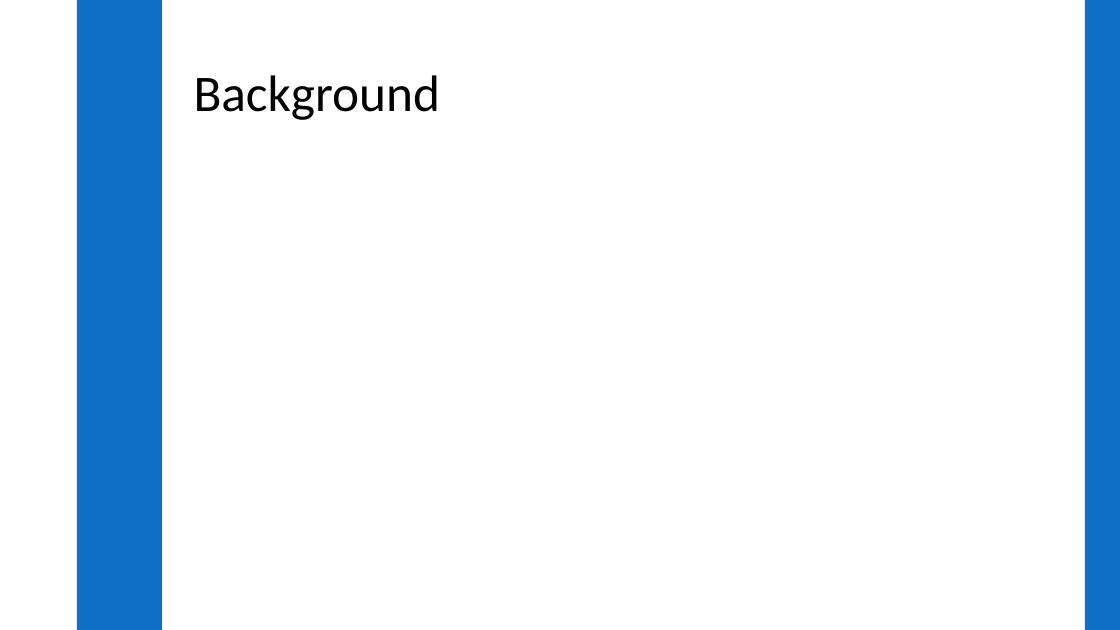
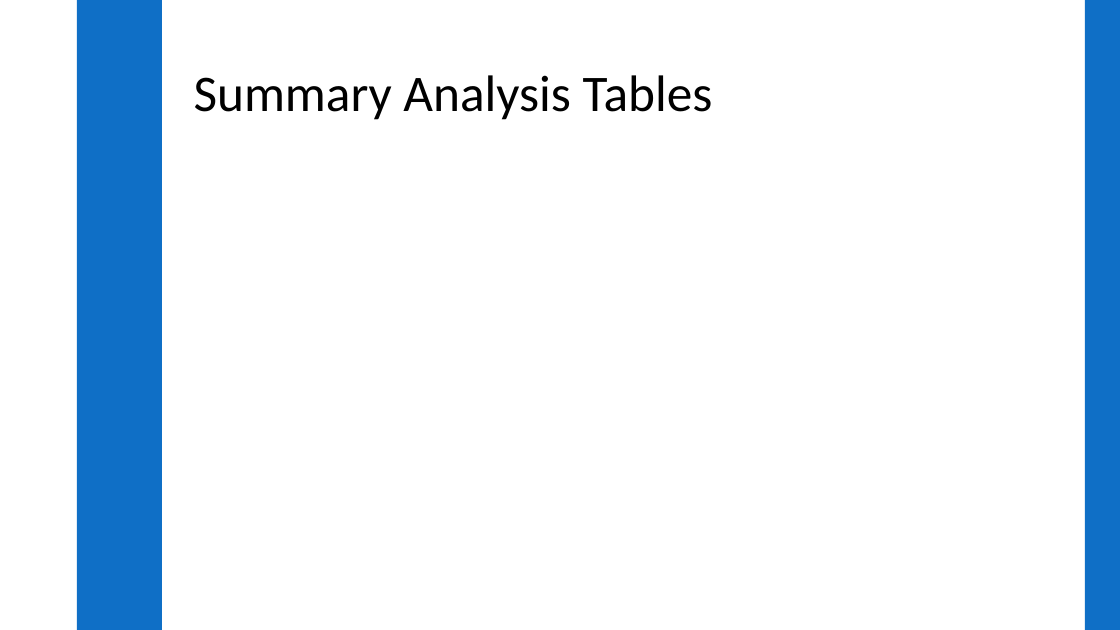
Before and after one commit to jaredcreason/Biomass, a slide deck: slide 6 of presentations/biomass_ej_briefing.pptx. Drawn at 1120x630 pixels with LibreOffice and Linux fonts; fonts in the diff are those of the drawing; background and template pictures are left out. Boxes give left, top, right and bottom in pixels: in the first picture for what was removed or moved away, otherwise in the second. Text is boxed around its words. In the diff, an @@ line names an element or a change of style, - is before the commit and + after.

Commit message:
add standard deviation tables

```diff
--- a/presentations/biomass_ej_briefing.pptx
+++ b/presentations/biomass_ej_briefing.pptx
@@ title at (x1=194, y1=75, x2=713, y2=120): text changed @@
-Background
+Summary Analysis Tables
```
Also in this commit, not shown: 1 other slide changed, 4 slides added, 4 slides removed, 10 other files.
